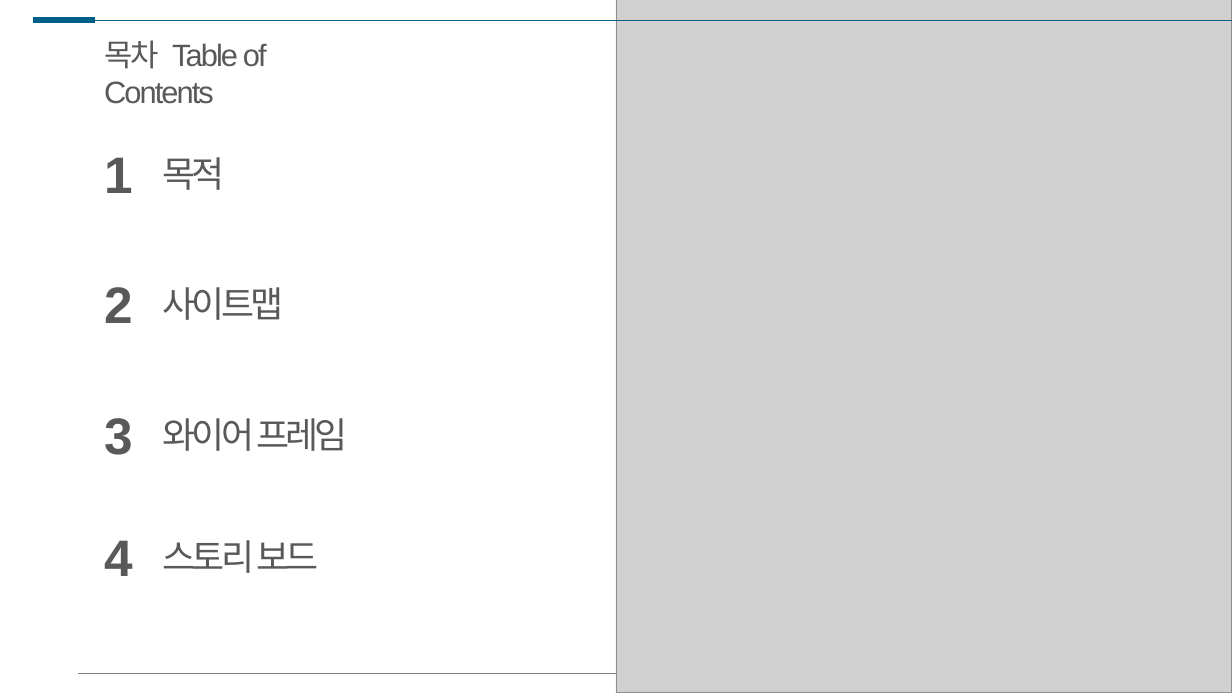
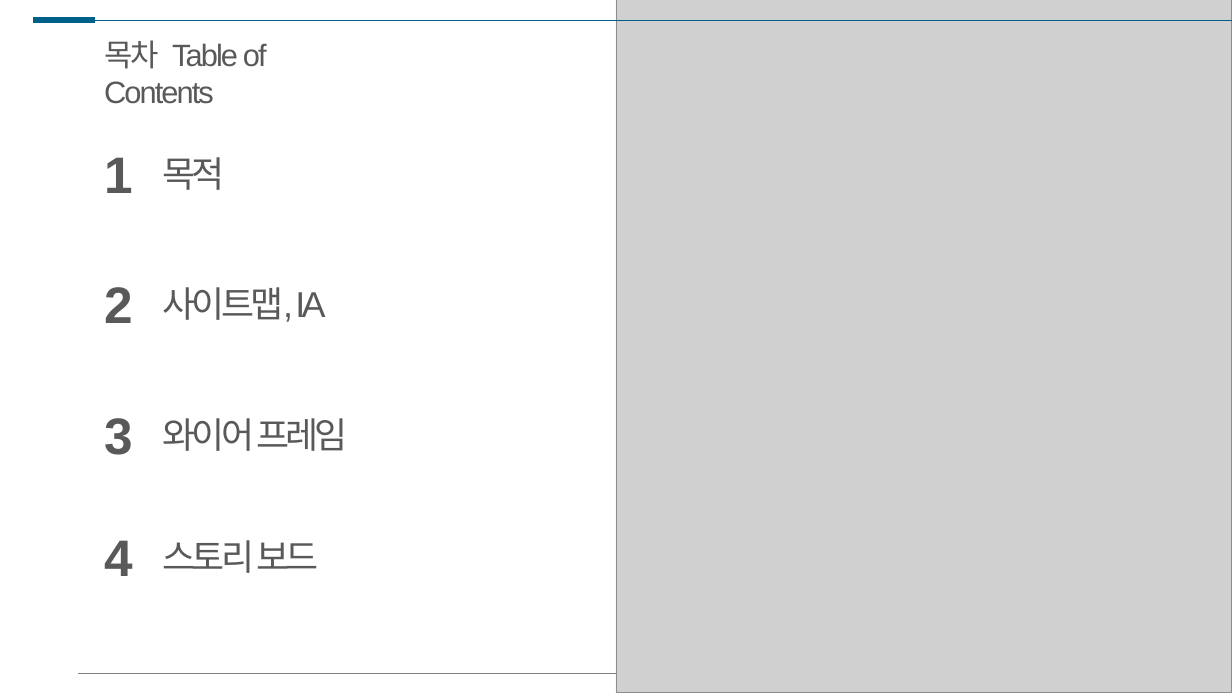
Before and after one commit to Agratos/portfolio, a slide deck: slide 2 of document/Portfolio-기획서.pptx. Drawn at 1232x693 pixels with LibreOffice and Linux fonts; fonts in the diff are those of the drawing; grey boxes stand for pictures. Boxes give left, top, right and bottom in pixels: in the first picture for what was removed or moved away, otherwise in the second. Text is boxed around its words. In the diff, an @@ line names an element or a change of style, - is before the commit and + after.

Commit message:
기획 - ia 사이트맵 작성

```diff
--- a/document/Portfolio-기획서.pptx
+++ b/document/Portfolio-기획서.pptx
@@ text at [163, 287, 325, 322]: text changed @@
-사이트맵
+사이트맵, IA
```
Also in this commit, not shown: 2 other slides changed, 2 slides added, 2 other files.
